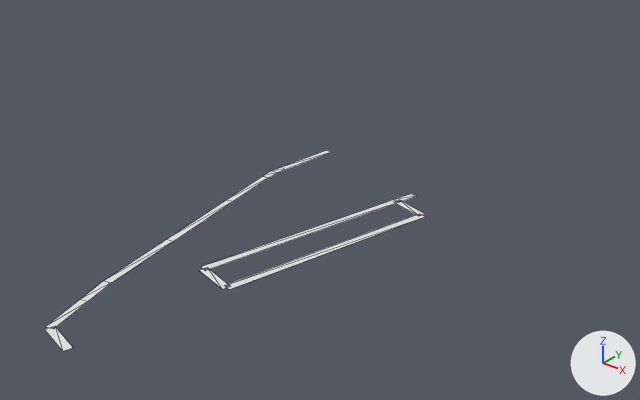
Two versions of the glTF model game/world/tile_4_-8.glb, one commit apart.
The view is the same before and after, from a camera (50 mm lens) standing at (1470.0, 1514.0, 194.0) and looking at (1185.0, 1870.0, -27.0). Lighting does not change. The marker at lower right points along +X, +Y and +Z. The first picture is the older version. Mesh edges are drawn as thin lines. Where no turn or scale is listed for an object, it has been applied to the vertices. Vertices at exactly the same position are counted once.

Before the edit, the objects in view are built like this:
```python
me_roads = bpy.data.meshes.new('roads')
me_roads.from_pydata(...)  # 55 vertices, 28 faces; spans x 1178.0..1271.0, y 1667.0..1879.0, z 0.0
# before: 31 (1209.0, 1671.0, 0.0) at pixel (44, 329), 32 (1210.0, 1675.0, 0.0) at pixel (54, 325)
ob_roads = bpy.data.objects.new('roads', me_roads)
ob_roads.location = (0.0, 0.0, 0.0)
```
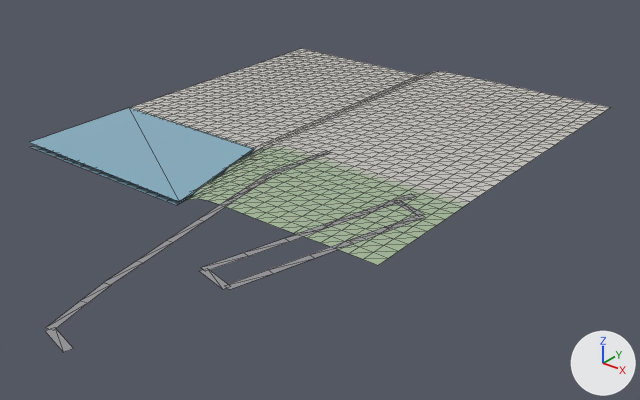
Changed parts and their boxes [x1, y1, x2, y2] in the pictures (640 x 400 px; the box of a moved part takes in the faces that stretch with it):
'terrain', added
    after: [31, 48, 611, 265]
'areas', added (blue)
    after: [29, 108, 254, 201]
'roads', reshaped
    before: [45, 150, 425, 351]
    after: [45, 151, 425, 352]
part 1 of me_roads, moved or reshaped
    before: [81, 281, 111, 301]
    after: [81, 283, 111, 303]
part 2 of me_roads, moved or reshaped
    before: [45, 299, 88, 328]
    after: [46, 301, 88, 329]
part 3 of me_roads, cut back
    before: [104, 150, 425, 290]
    after: [104, 151, 424, 290]
part 4 of me_roads, moved or reshaped
    before: [45, 326, 73, 351]
    after: [45, 327, 73, 352]
part 5 of me_roads, recoloured
    both: [46, 194, 424, 351]

What changed in the scene script:
```text
Add mat_defaultmaterial:
    mat_defaultmaterial = bpy.data.materials.new('DefaultMaterial')
    mat_defaultmaterial.use_nodes = True; mat_defaultmaterial.node_tree.nodes.clear()
    _N = mat_defaultmaterial.node_tree.nodes; _L = mat_defaultmaterial.node_tree.links
    n0 = _N.new('ShaderNodeOutputMaterial'); n0.name = 'Material Output'
    n1 = _N.new('ShaderNodeBsdfPrincipled'); n1.name = 'Principled BSDF'
    n2 = _N.new('ShaderNodeVertexColor'); n2.name = 'Color Attribute'
    _L.new(n1.outputs[0], n0.inputs[0])  # 'BSDF' to 'Surface'
    _L.new(n2.outputs[0], n1.inputs[0])  # 'Color' to 'Base Color'
Add mat_defaultmaterial_002:
    mat_defaultmaterial_002 = bpy.data.materials.new('DefaultMaterial.002')
    mat_defaultmaterial_002.use_nodes = True; mat_defaultmaterial_002.node_tree.nodes.clear()
    _N = mat_defaultmaterial_002.node_tree.nodes; _L = mat_defaultmaterial_002.node_tree.links
    n0 = _N.new('ShaderNodeOutputMaterial'); n0.name = 'Material Output'
    n1 = _N.new('ShaderNodeBsdfPrincipled'); n1.name = 'Principled BSDF'
    n2 = _N.new('ShaderNodeVertexColor'); n2.name = 'Color Attribute'
    _L.new(n1.outputs[0], n0.inputs[0])  # 'BSDF' to 'Surface'
    _L.new(n2.outputs[0], n1.inputs[0])  # 'Color' to 'Base Color'
Add mat_defaultmaterial_001:
    mat_defaultmaterial_001 = bpy.data.materials.new('DefaultMaterial.001')
    mat_defaultmaterial_001.use_nodes = True; mat_defaultmaterial_001.node_tree.nodes.clear()
    _N = mat_defaultmaterial_001.node_tree.nodes; _L = mat_defaultmaterial_001.node_tree.links
    n0 = _N.new('ShaderNodeOutputMaterial'); n0.name = 'Material Output'
    n1 = _N.new('ShaderNodeBsdfPrincipled'); n1.name = 'Principled BSDF'
    n2 = _N.new('ShaderNodeVertexColor'); n2.name = 'Color Attribute'
    _L.new(n1.outputs[0], n0.inputs[0])  # 'BSDF' to 'Surface'
    _L.new(n2.outputs[0], n1.inputs[0])  # 'Color' to 'Base Color'
Change me_roads:
    verts and faces of me_roads; kept vertices keep their numbers, new ones are numbered from 55
    remove me_roads.from_pydata(...)  # 55 vertices, 28 faces; spans x 1178.0..1271.0, y 1667.0..1879.0, z 0.0
    add me_roads.from_pydata(...)  # 79 vertices, 52 faces; spans x 1178.0..1271.0, y 1667.0..1879.0, z -1.0..0.0
    me_roads part 1: the loose piece of 4 vertices spanning x 1198.0..1206.0, y 1693.0..1710.0, z 0.0 is moved by (0.0, 0.0, -1.0), in mat_defaultmaterial
    me_roads part 2: the loose piece of 4 vertices spanning x 1202.0..1211.0, y 1673.0..1694.0, z 0.0 is moved by (0.0, 0.0, -1.0), in mat_defaultmaterial
    me_roads part 3
    2 vertices are removed from x 1198.0..1202.0, y 1709.0, z 0.0
    16 faces are deleted
    20 vertices are added at x 1181.0..1266.0, y 1709.0..1862.0, z -1.0..0.0
    6 new vertices lie (4.0, -1.0, 0.0) away from vertices in x 1227.0..1256.0, y 1759.0..1807.0, z 0.0
    40 new faces join them
    me_roads part 4
    add verts[31] = (1209.0, 1671.0, -1.0)  # moved, pixel (44, 330)
    add verts[32] = (1210.0, 1675.0, -1.0)  # moved, pixel (54, 327)
    me_roads part 5: 8 faces spanning x 1209.0..1270.0, y 1667.0..1861.0, z -1.0..0.0 switch from no material to mat_defaultmaterial
Add ob_terrain:
    ob_terrain = bpy.data.objects.new('terrain', me_terrain)  # 1089 vertices, 2048 faces; spans x 1024.0..1280.0, y 1792.0..2048.0, z -11.0..0.0
    ob_terrain.location = (0.0, 0.0, 0.0)
Add ob_areas:
    ob_areas = bpy.data.objects.new('areas', me_areas)  # 6 vertices, 4 faces; spans x 1024.0..1154.1, y 1792.0..1869.2, z -7.8
    ob_areas.location = (0.0, 0.0, 0.0)
```
